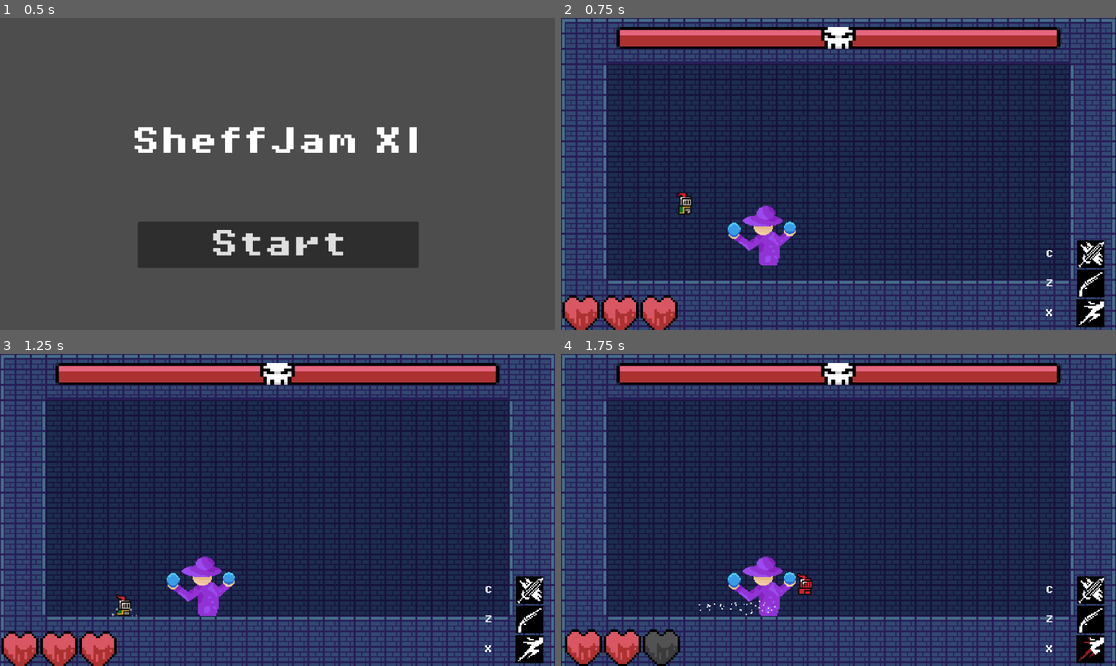
Above: before the commit, frames 1-4 (two rows, left to right).
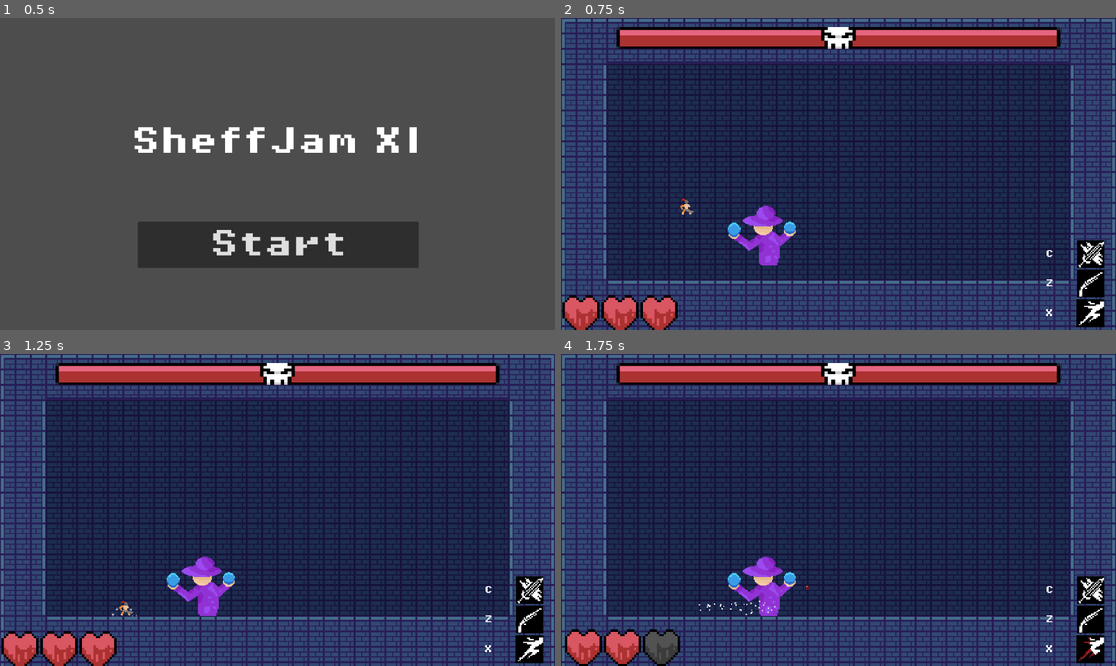
Above: after the commit, the same moments.

Repository: PjotrNik/shefjam
Game: Godot game, scene res://scenes/start_page.tscn
Same seed, same stepped clock (60 frames per second), same inputs: the game is played once before the commit and once after it.
Inputs:
- Up to frame 1 (0.5 s): no input
- Up to frame 2 (0.75 s): click "Start" at 0.5 s
- Up to frame 3 (1.25 s): no input
- Up to frame 4 (1.75 s): hold Right (move_right) from 1.28 s (still down); tap X (dash) at 1.35 s; tap Up (jump) at 1.52 s

Frame 1 is identical in both runs. In frame 2, 0.2% of the frame differs, in the area x 20-25%, y 55-64%; in frame 3, 0.1%; in frame 4, 0.2%.

Commit message:
goofy aahh knight sprite added

Diff:
--- a/scenes/player.tscn
+++ b/scenes/player.tscn
@@ -1,172 +1,105 @@
-[gd_scene load_steps=54 format=3 uid="uid://big5kolfa5dqc"]
+[gd_scene load_steps=42 format=3 uid="uid://big5kolfa5dqc"]
 
 [ext_resource type="Texture2D" uid="uid://jagwwxtjh3v7" path="res://assets/sprites/knight.png" id="1_3vyb7"]
 [ext_resource type="Script" uid="uid://brejbwubl7kt6" path="res://scripts/player.gd" id="1_g2els"]
 [ext_resource type="Script" uid="uid://bqeu3vis8gh4p" path="res://scripts/health_component.gd" id="2_dqkch"]
 [ext_resource type="Texture2D" uid="uid://cvonkj38j834e" path="res://Sprites/pixel_art_sword_slash_sprites.png" id="3_qhqgy"]
+[ext_resource type="Texture2D" uid="uid://cnd3bm46fy6ku" path="res://Sprites/player_dash.png" id="3_qlg0r"]
+[ext_resource type="Texture2D" uid="uid://b3w34cii6s52n" path="res://Sprites/player_melee-Sheet.png" id="3_smehm"]
+[ext_resource type="Texture2D" uid="uid://bngxs74oxa3ah" path="res://Sprites/player-Sheet.png" id="5_tuyoq"]
+[ext_resource type="Texture2D" uid="uid://c1ir8k1y6olqd" path="res://Sprites/player_run-Sheet.png" id="7_ur7pv"]
 
 [sub_resource type="Gradient" id="Gradient_g2els"]
 offsets = PackedFloat32Array(0.106667, 0.686667)
 colors = PackedColorArray(0.0392157, 0.439216, 0.188235, 1, 1, 1, 1, 1)
 
-[sub_resource type="AtlasTexture" id="AtlasTexture_qm0ti"]
-atlas = ExtResource("1_3vyb7")
-region = Rect2(0, 160, 32, 32)
-
-[sub_resource type="AtlasTexture" id="AtlasTexture_fhbv5"]
-atlas = ExtResource("1_3vyb7")
-region = Rect2(32, 160, 32, 32)
-
-[sub_resource type="AtlasTexture" id="AtlasTexture_pqap4"]
+[sub_resource type="AtlasTexture" id="AtlasTexture_a38lo"]
+atlas = ExtResource("3_smehm")
+region = Rect2(0, 0, 64, 64)
+
+[sub_resource type="AtlasTexture" id="AtlasTexture_4ni07"]
+atlas = ExtResource("3_smehm")
+region = Rect2(64, 0, 64, 64)
+
+[sub_resource type="AtlasTexture" id="AtlasTexture_l71n6"]
+atlas = ExtResource("3_smehm")
+region = Rect2(128, 0, 64, 64)
+
+[sub_resource type="AtlasTexture" id="AtlasTexture_qfm1y"]
+atlas = ExtResource("1_3vyb7")
+region = Rect2(64, 192, 32, 32)
+
+[sub_resource type="AtlasTexture" id="AtlasTexture_oprun"]
+atlas = ExtResource("1_3vyb7")
+region = Rect2(0, 192, 32, 32)
+
+[sub_resource type="AtlasTexture" id="AtlasTexture_a8ls1"]
+atlas = ExtResource("1_3vyb7")
+region = Rect2(32, 192, 32, 32)
+
+[sub_resource type="AtlasTexture" id="AtlasTexture_fulsm"]
+atlas = ExtResource("1_3vyb7")
+region = Rect2(96, 192, 32, 32)
+
+[sub_resource type="AtlasTexture" id="AtlasTexture_4r5pv"]
+atlas = ExtResource("5_tuyoq")
+region = Rect2(0, 0, 64, 64)
+
+[sub_resource type="AtlasTexture" id="AtlasTexture_60mlk"]
+atlas = ExtResource("5_tuyoq")
+region = Rect2(64, 0, 64, 64)
+
+[sub_resource type="AtlasTexture" id="AtlasTexture_i4ail"]
+atlas = ExtResource("5_tuyoq")
+region = Rect2(128, 0, 64, 64)
+
+[sub_resource type="AtlasTexture" id="AtlasTexture_0pev8"]
 atlas = ExtResource("1_3vyb7")
 region = Rect2(64, 160, 32, 32)
 
-[sub_resource type="AtlasTexture" id="AtlasTexture_2c7ny"]
-atlas = ExtResource("1_3vyb7")
-region = Rect2(96, 160, 32, 32)
-
-[sub_resource type="AtlasTexture" id="AtlasTexture_0jhex"]
-atlas = ExtResource("1_3vyb7")
-region = Rect2(128, 160, 32, 32)
-
-[sub_resource type="AtlasTexture" id="AtlasTexture_38am0"]
-atlas = ExtResource("1_3vyb7")
-region = Rect2(160, 160, 32, 32)
-
-[sub_resource type="AtlasTexture" id="AtlasTexture_xfidv"]
-atlas = ExtResource("1_3vyb7")
-region = Rect2(192, 160, 32, 32)
-
-[sub_resource type="AtlasTexture" id="AtlasTexture_nxd4c"]
-atlas = ExtResource("1_3vyb7")
-region = Rect2(224, 160, 32, 32)
-
-[sub_resource type="AtlasTexture" id="AtlasTexture_qfm1y"]
-atlas = ExtResource("1_3vyb7")
-region = Rect2(64, 192, 32, 32)
-
-[sub_resource type="AtlasTexture" id="AtlasTexture_oprun"]
-atlas = ExtResource("1_3vyb7")
-region = Rect2(0, 192, 32, 32)
-
-[sub_resource type="AtlasTexture" id="AtlasTexture_a8ls1"]
-atlas = ExtResource("1_3vyb7")
-region = Rect2(32, 192, 32, 32)
-
-[sub_resource type="AtlasTexture" id="AtlasTexture_fulsm"]
-atlas = ExtResource("1_3vyb7")
-region = Rect2(96, 192, 32, 32)
-
-[sub_resource type="AtlasTexture" id="AtlasTexture_g2els"]
-atlas = ExtResource("1_3vyb7")
-region = Rect2(0, 0, 32, 32)
-
-[sub_resource type="AtlasTexture" id="AtlasTexture_qhqgy"]
-atlas = ExtResource("1_3vyb7")
-region = Rect2(32, 0, 32, 32)
-
-[sub_resource type="AtlasTexture" id="AtlasTexture_dqkch"]
-atlas = ExtResource("1_3vyb7")
-region = Rect2(64, 0, 32, 32)
-
-[sub_resource type="AtlasTexture" id="AtlasTexture_qlg0r"]
-atlas = ExtResource("1_3vyb7")
-region = Rect2(96, 0, 32, 32)
-
-[sub_resource type="AtlasTexture" id="AtlasTexture_0pev8"]
-atlas = ExtResource("1_3vyb7")
-region = Rect2(64, 160, 32, 32)
-
-[sub_resource type="AtlasTexture" id="AtlasTexture_fytk8"]
-atlas = ExtResource("1_3vyb7")
-region = Rect2(0, 64, 32, 32)
-
-[sub_resource type="AtlasTexture" id="AtlasTexture_clacw"]
-atlas = ExtResource("1_3vyb7")
-region = Rect2(32, 64, 32, 32)
-
-[sub_resource type="AtlasTexture" id="AtlasTexture_jj7ip"]
-atlas = ExtResource("1_3vyb7")
-region = Rect2(64, 64, 32, 32)
-
-[sub_resource type="AtlasTexture" id="AtlasTexture_ripyi"]
-atlas = ExtResource("1_3vyb7")
-region = Rect2(96, 64, 32, 32)
-
-[sub_resource type="AtlasTexture" id="AtlasTexture_ahudb"]
-atlas = ExtResource("1_3vyb7")
-region = Rect2(128, 64, 32, 32)
-
-[sub_resource type="AtlasTexture" id="AtlasTexture_c160a"]
-atlas = ExtResource("1_3vyb7")
-region = Rect2(160, 64, 32, 32)
-
-[sub_resource type="AtlasTexture" id="AtlasTexture_2pfnn"]
-atlas = ExtResource("1_3vyb7")
-region = Rect2(192, 64, 32, 32)
-
-[sub_resource type="AtlasTexture" id="AtlasTexture_ttksc"]
-atlas = ExtResource("1_3vyb7")
-region = Rect2(224, 64, 32, 32)
-
-[sub_resource type="AtlasTexture" id="AtlasTexture_earxd"]
-atlas = ExtResource("1_3vyb7")
-region = Rect2(0, 96, 32, 32)
-
-[sub_resource type="AtlasTexture" id="AtlasTexture_g721l"]
-atlas = ExtResource("1_3vyb7")
-region = Rect2(32, 96, 32, 32)
-
-[sub_resource type="AtlasTexture" id="AtlasTexture_hdt5j"]
-atlas = ExtResource("1_3vyb7")
-region = Rect2(64, 96, 32, 32)
-
-[sub_resource type="AtlasTexture" id="AtlasTexture_i00hk"]
-atlas = ExtResource("1_3vyb7")
-region = Rect2(96, 96, 32, 32)
-
-[sub_resource type="AtlasTexture" id="AtlasTexture_ci3gn"]
-atlas = ExtResource("1_3vyb7")
-region = Rect2(128, 96, 32, 32)
-
-[sub_resource type="AtlasTexture" id="AtlasTexture_lyrcu"]
-atlas = ExtResource("1_3vyb7")
-region = Rect2(160, 96, 32, 32)
-
-[sub_resource type="AtlasTexture" id="AtlasTexture_xowrn"]
-atlas = ExtResource("1_3vyb7")
-region = Rect2(192, 96, 32, 32)
-
-[sub_resource type="AtlasTexture" id="AtlasTexture_yc7v5"]
-atlas = ExtResource("1_3vyb7")
-region = Rect2(224, 96, 32, 32)
+[sub_resource type="AtlasTexture" id="AtlasTexture_ke2ow"]
+atlas = ExtResource("7_ur7pv")
+region = Rect2(0, 0, 64, 64)
+
+[sub_resource type="AtlasTexture" id="AtlasTexture_ujl30"]
+atlas = ExtResource("7_ur7pv")
+region = Rect2(64, 0, 64, 64)
+
+[sub_resource type="AtlasTexture" id="AtlasTexture_31cv2"]
+atlas = ExtResource("7_ur7pv")
+region = Rect2(128, 0, 64, 64)
+
+[sub_resource type="AtlasTexture" id="AtlasTexture_pf23h"]
+atlas = ExtResource("7_ur7pv")
+region = Rect2(192, 0, 64, 64)
+
+[sub_resource type="AtlasTexture" id="AtlasTexture_dt7fs"]
+atlas = ExtResource("7_ur7pv")
+region = Rect2(256, 0, 64, 64)
+
+[sub_resource type="AtlasTexture" id="AtlasTexture_wnwbv"]
+atlas = ExtResource("7_ur7pv")
+region = Rect2(384, 0, 64, 64)
 
 [sub_resource type="SpriteFrames" id="SpriteFrames_tuyoq"]
 animations = [{
 "frames": [{
 "duration": 1.0,
-"texture": SubResource("AtlasTexture_qm0ti")
-}, {
-"duration": 1.0,
-"texture": SubResource("AtlasTexture_fhbv5")
-}, {
-"duration": 1.0,
-"texture": SubResource("AtlasTexture_pqap4")
-}, {
-"duration": 1.0,
-"texture": SubResource("AtlasTexture_2c7ny")
-}, {
-"duration": 1.0,
-"texture": SubResource("AtlasTexture_0jhex")
-}, {
-"duration": 1.0,
-"texture": SubResource("AtlasTexture_38am0")
-}, {
-"duration": 1.0,
-"texture": SubResource("AtlasTexture_xfidv")
-}, {
-"duration": 1.0,
-"texture": SubResource("AtlasTexture_nxd4c")
+"texture": SubResource("AtlasTexture_a38lo")
+}, {
+"duration": 1.0,
+"texture": SubResource("AtlasTexture_4ni07")
+}, {
+"duration": 1.0,
+"texture": SubResource("AtlasTexture_l71n6")
+}],
+"loop": true,
+"name": &"attack",
+"speed": 12.0
+}, {
+"frames": [{
+"duration": 1.0,
+"texture": ExtResource("3_qlg0r")
 }],
 "loop": false,
 "name": &"dash",
@@ -199,20 +132,17 @@
 }, {
 "frames": [{
 "duration": 1.0,
-"texture": SubResource("AtlasTexture_g2els")
-}, {
-"duration": 1.0,
-"texture": SubResource("AtlasTexture_qhqgy")
-}, {
-"duration": 1.0,
-"texture": SubResource("AtlasTexture_dqkch")
-}, {
-"duration": 1.0,
-"texture": SubResource("AtlasTexture_qlg0r")
+"texture": SubResource("AtlasTexture_4r5pv")
+}, {
+"duration": 1.0,
+"texture": SubResource("AtlasTexture_60mlk")
+}, {
+"duration": 1.0,
+"texture": SubResource("AtlasTexture_i4ail")
 }],
 "loop": true,
 "name": &"idle",
-"speed": 10.0
+"speed": 4.0
 }, {
 "frames": [{
 "duration": 1.0,
@@ -224,56 +154,26 @@
 }, {
 "frames": [{
 "duration": 1.0,
-"texture": SubResource("AtlasTexture_fytk8")
-}, {
-"duration": 1.0,
-"texture": SubResource("AtlasTexture_clacw")
-}, {
-"duration": 1.0,
-"texture": SubResource("AtlasTexture_jj7ip")
-}, {
-"duration": 1.0,
-"texture": SubResource("AtlasTexture_ripyi")
-}, {
-"duration": 1.0,
-"texture": SubResource("AtlasTexture_ahudb")
-}, {
-"duration": 1.0,
-"texture": SubResource("AtlasTexture_c160a")
-}, {
-"duration": 1.0,
-"texture": SubResource("AtlasTexture_2pfnn")
-}, {
-"duration": 1.0,
-"texture": SubResource("AtlasTexture_ttksc")
-}, {
-"duration": 1.0,
-"texture": SubResource("AtlasTexture_earxd")
-}, {
-"duration": 1.0,
-"texture": SubResource("AtlasTexture_g721l")
-}, {
-"duration": 1.0,
-"texture": SubResource("AtlasTexture_hdt5j")
-}, {
-"duration": 1.0,
-"texture": SubResource("AtlasTexture_i00hk")
-}, {
-"duration": 1.0,
-"texture": SubResource("AtlasTexture_ci3gn")
-}, {
-"duration": 1.0,
-"texture": SubResource("AtlasTexture_lyrcu")
-}, {
-"duration": 1.0,
-"texture": SubResource("AtlasTexture_xowrn")
-}, {
-"duration": 1.0,
-"texture": SubResource("AtlasTexture_yc7v5")
+"texture": SubResource("AtlasTexture_ke2ow")
+}, {
+"duration": 1.0,
+"texture": SubResource("AtlasTexture_ujl30")
+}, {
+"duration": 1.0,
+"texture": SubResource("AtlasTexture_31cv2")
+}, {
+"duration": 1.0,
+"texture": SubResource("AtlasTexture_pf23h")
+}, {
+"duration": 1.0,
+"texture": SubResource("AtlasTexture_dt7fs")
+}, {
+"duration": 1.0,
+"texture": SubResource("AtlasTexture_wnwbv")
 }],
 "loop": true,
 "name": &"run",
-"speed": 10.0
+"speed": 8.0
 }]
 
 [sub_resource type="RectangleShape2D" id="RectangleShape2D_3vyb7"]
@@ -406,10 +306,12 @@
 color = Color(1, 1, 0.364706, 1)
 
 [node name="AnimatedSprite2D" type="AnimatedSprite2D" parent="."]
-position = Vector2(0, -5)
+position = Vector2(1, 1.13687e-13)
+scale = Vector2(0.21875, 0.21875)
 sprite_frames = SubResource("SpriteFrames_tuyoq")
-animation = &"death"
+animation = &"idle"
 autoplay = "idle"
+frame_progress = 0.949014
 
 [node name="BodyCollider" type="CollisionShape2D" parent="."]
 position = Vector2(0, 0.5)
Not shown: 1 places in boss.tscn that only renumber resources
Not shown: 1 places in scenes/slash_attack.tscn that only renumber resources
